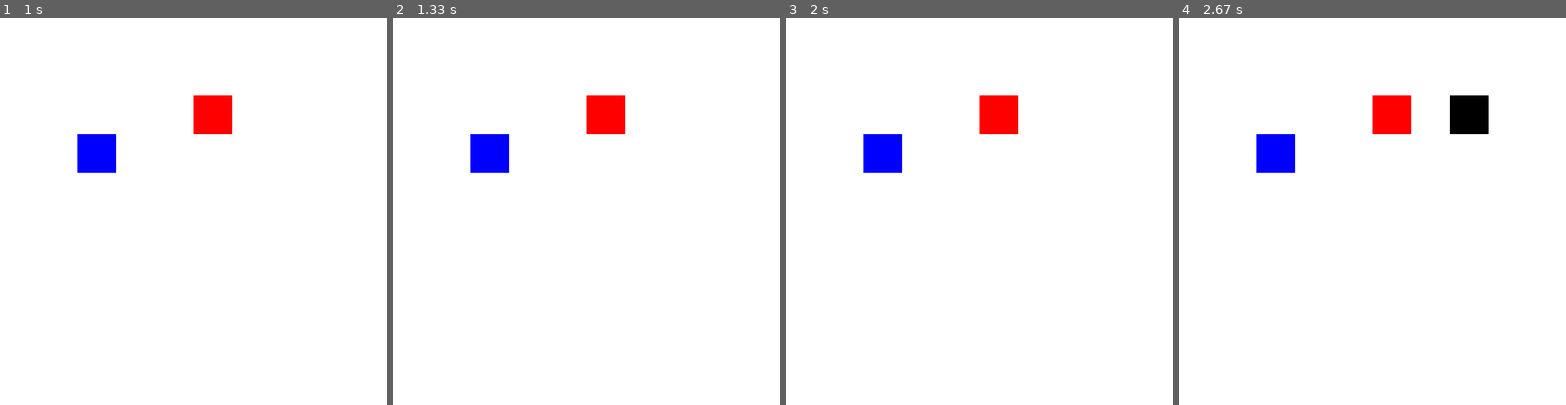
Above: before the commit, frames 1-4 (left to right).
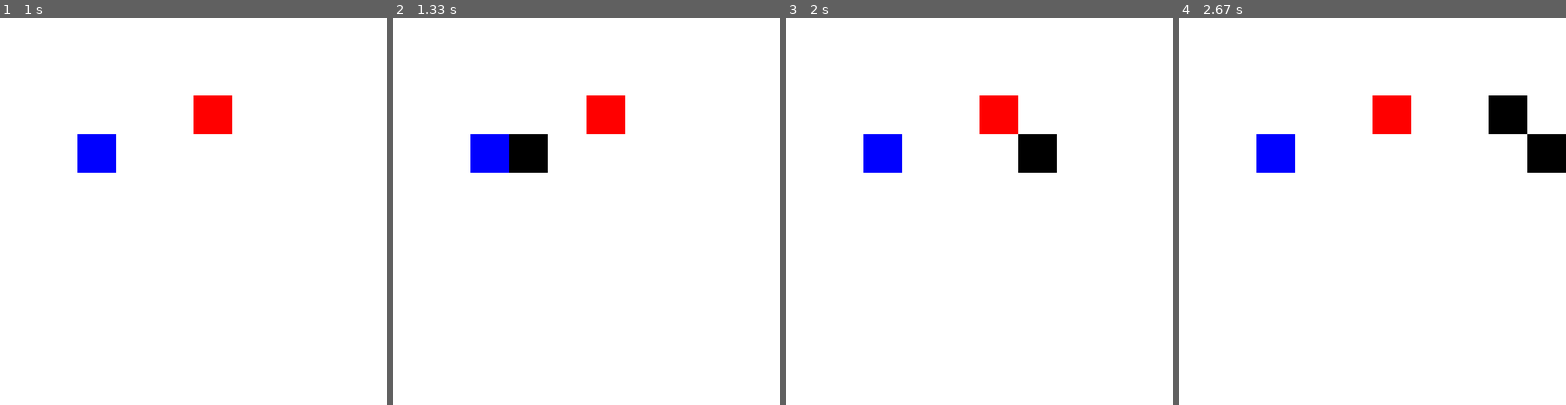
Above: after the commit, the same moments.

Repository: ubongjc/Pygame
Game: pygame game, started from main.py
The game is run twice, just before and just after one commit, with the same random seed, the same clock (stepped at 60 frames per second) and the same inputs.
Inputs:
- Up to frame 1 (1 s): click "Map A" at 0.38 s; click "Play" at 0.72 s
- Up to frame 2 (1.33 s): hold Right from 1 s (still down)
- Up to frame 3 (2 s): release Right at 1.47 s
- Up to frame 4 (2.67 s): hold Right 2-2.47 s

Frame 1 is identical in both runs. In frame 2, 1.0% of the frame differs, in the area x 30-40%, y 30-40%; in frame 3, 1.0%; in frame 4, 3.0%, in the area x 70-100%, y 20-40%.

Commit message:
Computer can shoot bullets towards player

Diff:
--- a/computer_player.py
+++ b/computer_player.py
@@ -5,6 +5,7 @@
     def __init__(self, grid):
         self.grid = grid
         self.path = []
+        self.fired_bullets = []
         self.start_random_position()
 
     def start_random_position(self):
@@ -13,28 +14,37 @@
 
     def valid_moves(self):
         valid_moves = []
-        last_cell = self.path[-1]
-        for dx, dy in ((1, 0), (-1, 0), (0, 1), (0, -1)):
-            x, y = last_cell[0] + dx, last_cell[1] + dy
-            if 0 <= x < self.grid.size and 0 <= y < self.grid.size and self.grid.grid[y][x] == 0:
-                if(x, y) not in self.path:
-                    valid_moves.append((x, y))
+        if len(self.path) > 0:
+            last_cell = self.path[-1]
+            for dx, dy in ((1, 0), (-1, 0), (0, 1), (0, -1)):
+                x, y = last_cell[0] + dx, last_cell[1] + dy
+                if 0 <= x < self.grid.size and 0 <= y < self.grid.size and self.grid.grid[y][x] == 0:
+                    if(x, y) not in self.path:
+                        valid_moves.append((x, y))
         return valid_moves
 
     def choose_random_move(self):
         moves = self.valid_moves()
         if moves:
             self.path.append(random.choice(moves))
+            self.fired_bullets.append(False)
 
     def rollback_to_validity_if_necessary(self):
+        print(f'original self.path => {self.path}')
         num_valid = len(self.valid_moves())
         popped_value = (-1, -1)
-        if num_valid < 2:
-            while num_valid < 2:
+        if num_valid < 1 and len(self.path) > 0:
+            while num_valid < 2 and len(self.path) > 0:
                 popped_value = self.path.pop()
+                print(f'popped_value => {popped_value}')
                 num_valid = len(self.valid_moves())
+                print(f'num_valid => {num_valid}')
             temp = self.valid_moves()
-            temp.remove(popped_value)
-            self.path.append(temp[0])
+            if popped_value in temp:
+                temp.remove(popped_value)
+                print(f'temp => {temp}')
+            if len(temp) > 0:
+                self.path.append(temp[0])
+                print(f'self.path => {self.path}')
             return True
         return False
--- a/constants.py
+++ b/constants.py
@@ -2,6 +2,20 @@
 GRID_SIZE = 10
 CELL_SIZE = 60
 SCREEN_SIZE = GRID_SIZE * CELL_SIZE
+MAX_MOVES = 20
+MAX_BULLETS = 10
+
+# # grid size: (moves, bullet)
+# MAPP = {
+#     10: (20, 10),
+#     9: (18, 9),
+#     10: (20, 10),
+#     10: (20, 10),
+#     10: (20, 10),
+#     10: (20, 10),
+#     10: (20, 10),
+# }
+
 
 # Colors
 WHITE = (255, 255, 255)
--- a/grid.py
+++ b/grid.py
@@ -33,14 +33,15 @@
 
         for y in range(self.size):
             for x in range(self.size):
-                color = None
-                if current_path_index is not None \
-                        and computer_path is not None \
-                        and (x, y) == computer_path[current_path_index]:
-                    color = BLUE
+                if current_path_index is not None and \
+                        current_path_index < len(computer_path) and \
+                        computer_path is not None:
+                    color = None
+                    if (x, y) == computer_path[current_path_index]:
+                        color = BLUE
 
-                if color:
-                    pygame.draw.rect(surface, color, (x * CELL_SIZE, y * CELL_SIZE, CELL_SIZE, CELL_SIZE))
+                    if color:
+                        pygame.draw.rect(surface, color, (x * CELL_SIZE, y * CELL_SIZE, CELL_SIZE, CELL_SIZE))
 
         for bullet in self.bullets:
             pygame.draw.rect(surface, BLACK, (bullet['x'] * CELL_SIZE, bullet['y'] * CELL_SIZE, CELL_SIZE, CELL_SIZE))
@@ -61,6 +62,9 @@
                 pygame.draw.rect(surface, RED, (x * CELL_SIZE, y * CELL_SIZE, CELL_SIZE, CELL_SIZE), 1)
 
     def shoot_bullet(self, direction, start_pos=None, current_path_index=-1):
+        if self.firedBullets.count(True) >= MAX_BULLETS:
+            return
+
         if start_pos is None:
             start_pos = self.path[-1] if self.path else (0, 0)
 
@@ -72,7 +76,7 @@
         self.bullets.append(bullet)
 
         if current_path_index != -1:
-            self.firedBullets[current_path_index - 1] = True
+            self.firedBullets[current_path_index-1] = True
 
     def update_bullets(self):
         for bullet in self.bullets:
@@ -99,3 +103,9 @@
             return 'right' if dx > 0 else 'left'
         else:
             return 'down' if dy > 0 else 'up'
+
+    def check_bullet_collision(self, x, y):
+        for bullet in self.bullets:
+            if bullet['x'] == x and bullet['y'] == y:
+                return True
+        return False
--- a/main.py
+++ b/main.py
@@ -1,3 +1,4 @@
+import random
 import pygame
 import sys
 
@@ -19,7 +20,7 @@
     pygame.display.set_caption("Pygame Grid Game")
     clock = pygame.time.Clock()
     BULLET_UPDATE_EVENT = pygame.USEREVENT + 1
-    pygame.time.set_timer(BULLET_UPDATE_EVENT, 500)  # Set the interval to 500ms
+    pygame.time.set_timer(BULLET_UPDATE_EVENT, 200)  # Set the interval to 500ms
 
     grid = Grid(GRID_SIZE)
     grid.bullet_start_indices = []
@@ -36,7 +37,13 @@
     map_selection_screen = MapSelectionScreen()
     selected_map = None
 
+    SHOOT_EVENT = pygame.USEREVENT + 2
+    pygame.time.set_timer(SHOOT_EVENT, random.randint(1000, 3000))
+
     computer_player = ComputerPlayer(grid)
+
+    game_over = False
+    game_over_font = pygame.font.Font(None, 50)
 
     while True:
         for event in pygame.event.get():
@@ -77,7 +84,10 @@
                     cell_x, cell_y = x // CELL_SIZE, y // CELL_SIZE
 
                     # Toggle cell color
-                    if grid.is_valid_move(cell_x, cell_y) and grid.grid[cell_y][cell_x] == 0:
+
+                    if len(grid.path) < MAX_MOVES and \
+                            grid.is_valid_move(cell_x, cell_y) and \
+                            grid.grid[cell_y][cell_x] == 0:
                         grid.grid[cell_y][cell_x] = 1
                         grid.path.append((cell_x, cell_y))
                         grid.firedBullets.append(False)
@@ -94,7 +104,9 @@
                     elif grid.path and (cell_x, cell_y) == grid.path[-1]:
                         grid.grid[cell_y][cell_x] = 0
                         grid.path.pop()
-                        computer_player.path.pop()
+                        if len(computer_player.path) > 0:
+                            computer_player.path.pop()
+                            computer_player.fired_bullets.pop()
                         grid.firedBullets.pop()
 
                 if show_map_selection:
@@ -118,11 +130,29 @@
                 if direction:
                     if \
                             play_mode and \
-                                    play_index > 0 and \
-                                    grid.firedBullets[play_index - 1] is False:
+                            play_index > 0 and \
+                            grid.firedBullets[play_index - 1] is False:
                         grid.shoot_bullet(direction, grid.path[play_index - 1], play_index)
                     elif not play_mode:
                         grid.shoot_bullet(direction)
+
+            if play_mode and \
+                    play_index < len(computer_player.path) and \
+                    computer_player.fired_bullets.count(True) < MAX_BULLETS:
+                if event.type == SHOOT_EVENT:
+                    # Choose a random position for the computer shooter
+                    shooter_x = computer_player.path[play_index-1][0]
+                    shooter_y = computer_player.path[play_index-1][1]
+
+                    # Get the direction towards the user
+                    direction = grid.get_direction_towards_user(shooter_x, shooter_y)
+
+                    # Shoot the bullet
+                    grid.shoot_bullet(direction, start_pos=(shooter_x, shooter_y))
+                    computer_player.fired_bullets[play_index-1] = True
+
+                    # Reschedule the event with a random interval between 1 and 3 seconds
+                    pygame.time.set_timer(SHOOT_EVENT, random.randint(1000, 3000))
 
             # Toggle grid lines
             if event.type == pygame.KEYDOWN:
@@ -143,14 +173,32 @@
             if play_index < len(grid.path) and pygame.time.get_ticks() - play_timer > play_interval:
                 play_timer = pygame.time.get_ticks()
                 play_index += 1
+
+                # Check for bullet collision
+                computer_current_pos = computer_player.path[play_index-1]
+                if grid.check_bullet_collision(*computer_current_pos):
+                    print(f'computer dead = comp: {computer_current_pos}; user: {grid.path[play_index-1]}')
+                    game_over = True
+
+                user_current_pos = grid.path[play_index-1]
+                if grid.check_bullet_collision(*user_current_pos):
+                    game_over = True
+
             show_lines = False
             grid.draw(screen, show_lines, play_index - 1, computer_player.path)
+
+            # Draw game over message
+            if game_over:
+                game_over_text = game_over_font.render("Game Over", True, BLACK)
+                text_rect = game_over_text.get_rect(center=(SCREEN_SIZE // 2, SCREEN_SIZE // 2))
+                screen.blit(game_over_text, text_rect)
+
             clock.tick(10)
         else:
             # Update the screen
             # grid.update_bullets()
             grid.draw(screen, show_lines)
-            if grid.path:
+            if grid.path and len(grid.path) < MAX_MOVES:
                 grid.draw_highlight(screen, *grid.path[-1])
             play_button.draw(screen)
             clock.tick(60)
